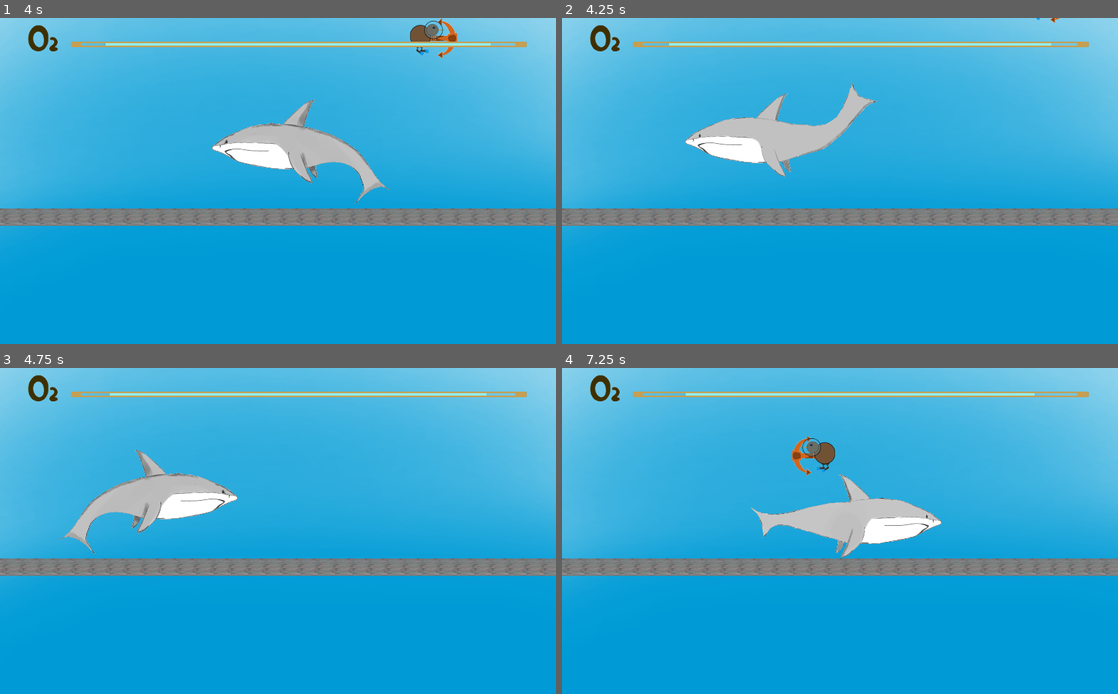
Above: before the commit, frames 1-4 (two rows, left to right).
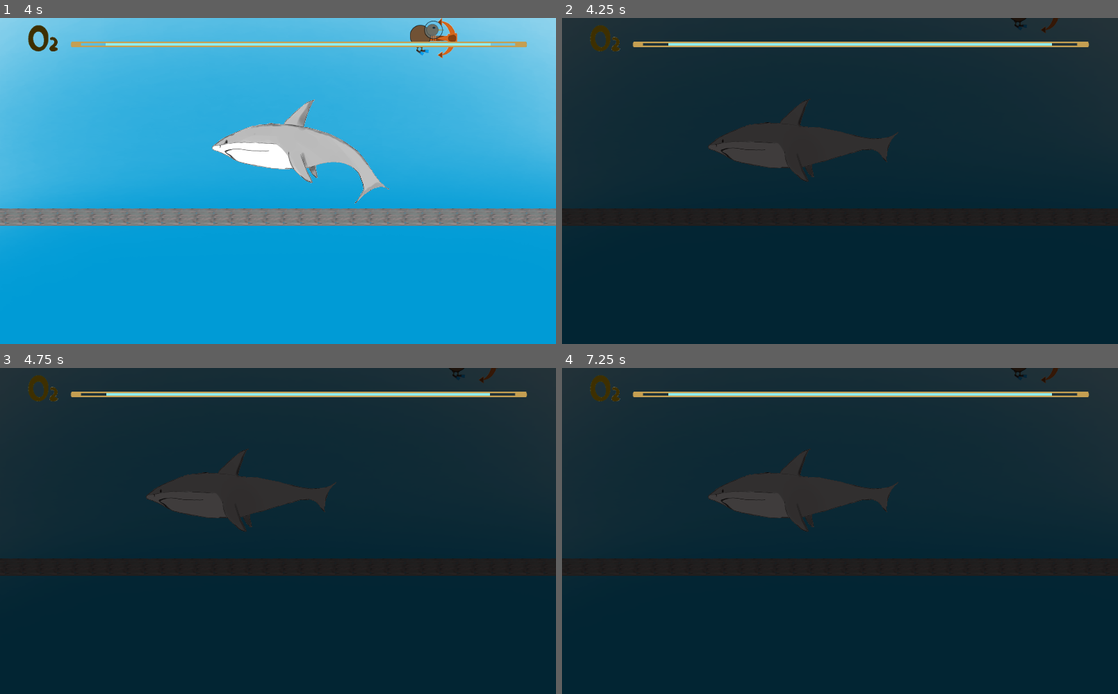
Above: after the commit, the same moments.

Repository: Cpt-Barbosa/CodeGameJam2022
Game: Godot game, scene res://scenes/Game.tscn
The game is run twice, just before and just after one commit, with the same random seed, the same clock (stepped at 60 frames per second) and the same inputs.
Inputs:
- Up to frame 1 (4 s): hold D (move_right) 0.53-2.03 s; tap J (attack) every 0.75 s from 0.6 to 3.6 s; tap Space (jump) at 0.77, 1.52, 3.02, 3.77 s; hold Q (move_left) 2.03-2.78 s; hold D (move_right) from 2.78 s (still down)
- Up to frame 2 (4.25 s): keep holding D (move_right); tap Escape (ui_cancel) at 4.15 s
- Up to frame 3 (4.75 s): release D (move_right) at 4.28 s; hold Q (move_left) from 4.28 s (still down); tap J (attack) at 4.35 s; tap Space (jump) at 4.52 s
- Up to frame 4 (7.25 s): release Q (move_left) at 5.03 s; hold D (move_right) 5.03-5.78 s; tap J (attack) at 5.1, 5.85, 6.6 s; hold Q (move_left) from 5.78 s (still down); tap Space (jump) at 6.02, 6.77 s

Frame 1 is identical in both runs. In frame 2, 99% of the frame differs, in the area x 0-100%, y 0-100%; in frame 3, 99%; in frame 4, 99%.

Commit message:
ajout pause

Diff:
--- a/scenes/Game.tscn
+++ b/scenes/Game.tscn
@@ -8,6 +8,7 @@
 [ext_resource path="res://sprite/niveau/RocherAA.png" type="Texture" id=6]
 [ext_resource path="res://sprite/niveau/RocherSA.png" type="Texture" id=7]
 [ext_resource path="res://sprite/niveau/Algues.png" type="Texture" id=8]
+[ext_resource path="res://scenes/Popup.gd" type="Script" id=9]
 
 [sub_resource type="RectangleShape2D" id=5]
 extents = Vector2( 527.5, 10 )
@@ -160,3 +161,16 @@
 cell_size = Vector2( 32, 32 )
 format = 1
 tile_data = PoolIntArray( 786431, 1, 0, 720896, 1, 0, 720897, 1, 0, 720898, 1, 0, 720899, 1, 0, 720900, 1, 0, 720901, 1 …(864 unchanged characters)…
+
+[node name="Popup" type="Popup" parent="."]
+pause_mode = 2
+margin_right = 40.0
+margin_bottom = 40.0
+script = ExtResource( 9 )
+
+[node name="ColorRect" type="ColorRect" parent="Popup"]
+margin_left = -20.0
+margin_top = -23.0
+margin_right = 1027.0
+margin_bottom = 3459.0
+color = Color( 0.0117647, 0, 0, 0.760784 )
--- /dev/null
+++ b/scenes/Popup.gd
@@ -0,0 +1,13 @@
+extends Popup
+
+var pause = false
+
+func _input(event):
+	if Input.is_action_just_pressed("ui_cancel") && !pause:
+		pause = true
+		get_tree().paused = true
+		self.show()
+	elif Input.is_action_just_pressed("ui_cancel") && pause:
+		pause = false
+		self.hide()
+		get_tree().paused = false
Not shown: 1 places in scenes/Game.tscn that only renumber resources
